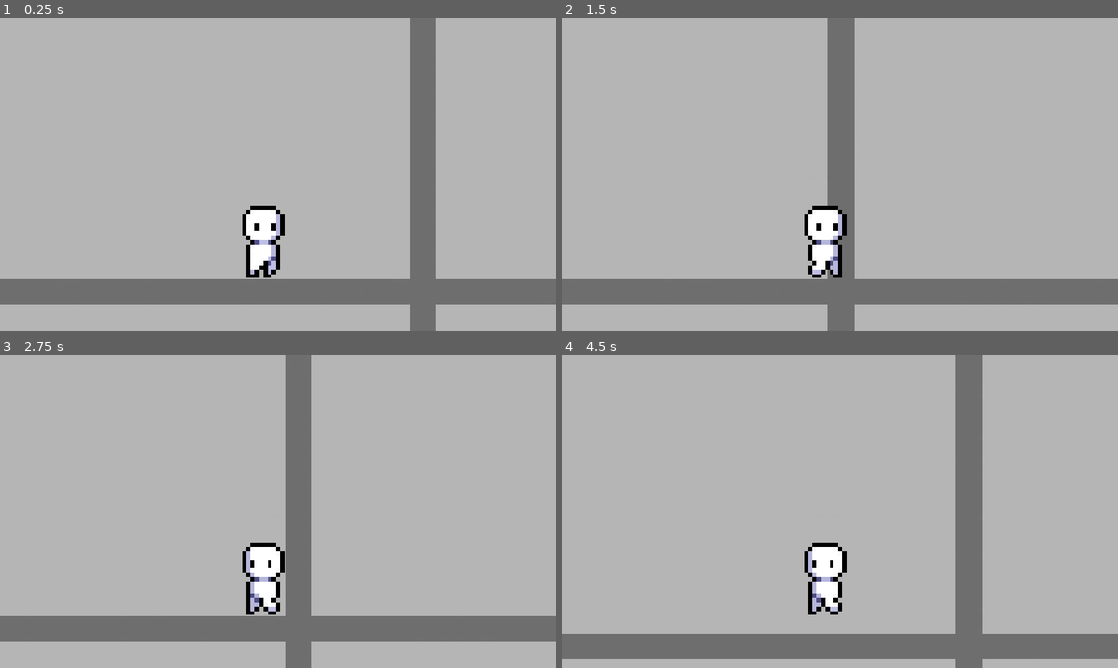
Above: before the commit, frames 1-4 (two rows, left to right).
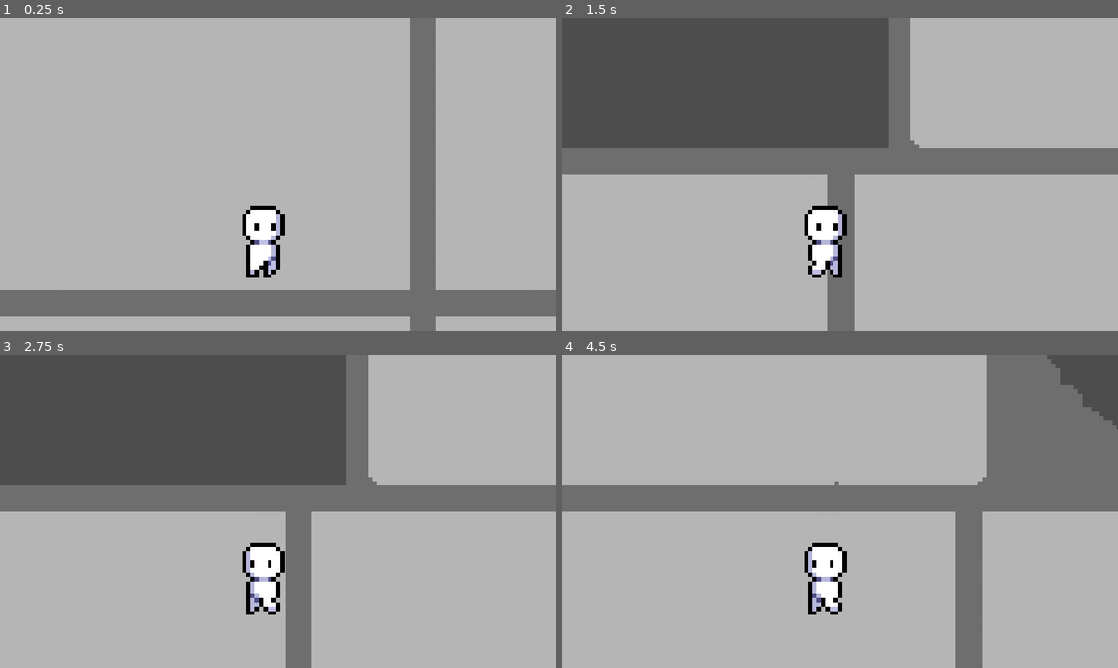
Above: after the commit, the same moments.

Repository: neonvalkyrie02/summer-game-jam26
Game: Godot game, scene res://main.tscn
Two runs of this game, one before a commit and one after it. Both use one fixed random seed, a clock stepped at 60 frames per second and the inputs below.
Inputs:
- Up to frame 1 (0.25 s): no input
- Up to frame 2 (1.5 s): tap Enter at 0.5 s; hold Right (ui_right) from 0.53 s (still down); tap Up (ui_up) at 0.6, 0.77, 1.07 s; tap Shift (action_sprint) at 1.35 s
- Up to frame 3 (2.75 s): tap Up (ui_up) at 1.52, 1.55, 1.82, 2.3 s; release Right (ui_right) at 2.03 s; hold Left (ui_left) from 2.03 s (still down); tap F (action_use) at 2.1 s
- Up to frame 4 (4.5 s): release Left (ui_left) at 2.78 s; hold Right (ui_right) 2.78-4.28 s; tap Up (ui_up) at 2.85, 3.02, 3.32, 3.77, 3.8, 4.07 s; hold Shift (action_sprint) 3.53-4.28 s; hold Left (ui_left) from 4.28 s (still down); tap F (action_use) at 4.35 s

The runs differ from the first frame. In frame 1, 7.0% of the frame differs, in the area x 0-100%, y 83-96%; in frame 2, 42%; in frame 3, 43%, in the area x 0-100%, y 0-92%; in frame 4, 28%.

Commit message:
Add Ladders with fucked physics

Diff:
--- a/main.tscn
+++ b/main.tscn
@@ -12,3 +12,10 @@
 z_index = -1
 position = Vector2(-4854, 1268)
 scale = Vector2(10, 10)
+
+[connection signal="body_entered" from="Submarine/Ladder Left" to="Player" method="_on_ladder_body_entered"]
+[connection signal="body_exited" from="Submarine/Ladder Left" to="Player" method="_on_ladder_body_exited"]
+[connection signal="body_entered" from="Submarine/Ladder Right" to="Player" method="_on_ladder_body_entered"]
+[connection signal="body_exited" from="Submarine/Ladder Right" to="Player" method="_on_ladder_body_exited"]
+
+[editable path="Submarine"]
--- a/player.gd
+++ b/player.gd
@@ -6,23 +6,44 @@
 const SPRINT = 1000.0
 
 const JUMP_VELOCITY = -400.0
+const LADDER_VELOCITY = -400.0
+
 var sit = false
 var use = false
+var on_ladder = false
 
 func _ready():
 	_animation_tree.set_active(true)
+	on_ladder = false
+
+func _on_ladder_body_entered(body) -> void:
+	on_ladder = true
+	body
+	print("on Ladder")
+
+func _on_ladder_body_exited(body) -> void:
+	on_ladder = false
+	print("off Ladder")
 
 func _physics_process(delta: float) -> void:
 	# Add the gravity.
-	if not is_on_floor():
+	if not is_on_floor() and not on_ladder:
 		velocity += get_gravity() * delta
 
 	use = false
 
 	# Handle jump.
+	var ladder_direction := Input.get_axis("ui_up", "ui_down")
 	if Input.is_action_just_pressed("ui_up") and is_on_floor():
-		velocity.y = JUMP_VELOCITY
+		velocity.y = LADDER_VELOCITY
 		sit = false
+
+	if ladder_direction and on_ladder:
+		velocity.y =  LADDER_VELOCITY * -ladder_direction
+		sit = false
+	elif on_ladder:
+		velocity.y = move_toward(velocity.y, 0, JUMP_VELOCITY)
+
 
 	if Input.is_action_just_pressed("ui_down") and is_on_floor():
 		sit = true
--- a/player.tscn
+++ b/player.tscn
@@ -74,7 +74,7 @@
 
 [sub_resource type="Animation" id="Animation_1jxqw"]
 resource_name = "sprint"
-length = 0.39999999999999997
+length = 0.4
 loop_mode = 1
 step = 0.1
 tracks/0/type = "value"
--- a/submarine.tscn
+++ b/submarine.tscn
@@ -1,9 +1,10 @@
 [gd_scene format=3 uid="uid://c7vmqka4aaflo"]
 
 [ext_resource type="Texture2D" uid="uid://56bffx5nw5rb" path="res://assets/Liam/Submarine.png" id="1_3uq8f"]
+[ext_resource type="Texture2D" uid="uid://cohjfptjomf3r" path="res://assets/Liam/ladder.png" id="2_k4f85"]
 
 [sub_resource type="RectangleShape2D" id="RectangleShape2D_5fmfn"]
-size = Vector2(139, 6)
+size = Vector2(137, 6)
 
 [sub_resource type="RectangleShape2D" id="RectangleShape2D_7urp3"]
 size = Vector2(349, 6)
@@ -17,16 +18,20 @@
 [sub_resource type="RectangleShape2D" id="RectangleShape2D_3uq8f"]
 size = Vector2(14, 122)
 
+[sub_resource type="RectangleShape2D" id="RectangleShape2D_bv4vc"]
+size = Vector2(12, 78)
+
 [node name="Submarine" type="Node2D" unique_id=129629463]
 
 [node name="Sprite2D" type="Sprite2D" parent="." unique_id=1967093523]
 position = Vector2(513, -153)
 texture = ExtResource("1_3uq8f")
+metadata/_edit_lock_ = true
 
 [node name="StaticBody2D" type="StaticBody2D" parent="." unique_id=706232350]
 
 [node name="CollisionShape2D" type="CollisionShape2D" parent="StaticBody2D" unique_id=1155473434]
-position = Vector2(301.5, -91)
+position = Vector2(300.5, -91)
 shape = SubResource("RectangleShape2D_5fmfn")
 
 [node name="CollisionShape2D2" type="CollisionShape2D" parent="StaticBody2D" unique_id=1721821360]
@@ -34,7 +39,7 @@
 shape = SubResource("RectangleShape2D_7urp3")
 
 [node name="CollisionShape2D3" type="CollisionShape2D" parent="StaticBody2D" unique_id=1735809846]
-position = Vector2(509.5, -91)
+position = Vector2(510.5, -91)
 shape = SubResource("RectangleShape2D_j4ufb")
 
 [node name="CollisionShape2D4" type="CollisionShape2D" parent="StaticBody2D" unique_id=2108717494]
@@ -48,3 +53,33 @@
 [node name="FrontHull" type="CollisionPolygon2D" parent="StaticBody2D" unique_id=635015185]
 position = Vector2(229, -84)
 polygon = PackedVector2Array(768, -32, 774, -10, 773, 6, 760, 28, 733, 45, 705, 56, 718, 58, 784, 40, 793, -51, 740, -70, 739, -54)
+
+[node name="CollisionShape2D6" type="CollisionShape2D" parent="StaticBody2D" unique_id=1363090877]
+position = Vector2(597, -159)
+shape = SubResource("RectangleShape2D_k4f85")
+
+[node name="Ladder Left" type="Area2D" parent="." unique_id=502641783]
+
+[node name="CollisionShape2D" type="CollisionShape2D" parent="Ladder Left" unique_id=1799581795]
+position = Vector2(377, -68)
+shape = SubResource("RectangleShape2D_bv4vc")
+
+[node name="Sprite2D" type="Sprite2D" parent="Ladder Left" unique_id=1834132841]
+texture_repeat = 2
+position = Vector2(377, -69)
+texture = ExtResource("2_k4f85")
+region_enabled = true
+region_rect = Rect2(0, -25, 10, 77)
+
+[node name="Ladder Right" type="Area2D" parent="." unique_id=2031063941]
+
+[node name="CollisionShape2D" type="CollisionShape2D" parent="Ladder Right" unique_id=987813894]
+position = Vector2(644, -68.5)
+shape = SubResource("RectangleShape2D_bv4vc")
+
+[node name="Sprite2D" type="Sprite2D" parent="Ladder Right" unique_id=1030954075]
+texture_repeat = 2
+position = Vector2(644, -69.5)
+texture = ExtResource("2_k4f85")
+region_enabled = true
+region_rect = Rect2(0, -25, 10, 77)
